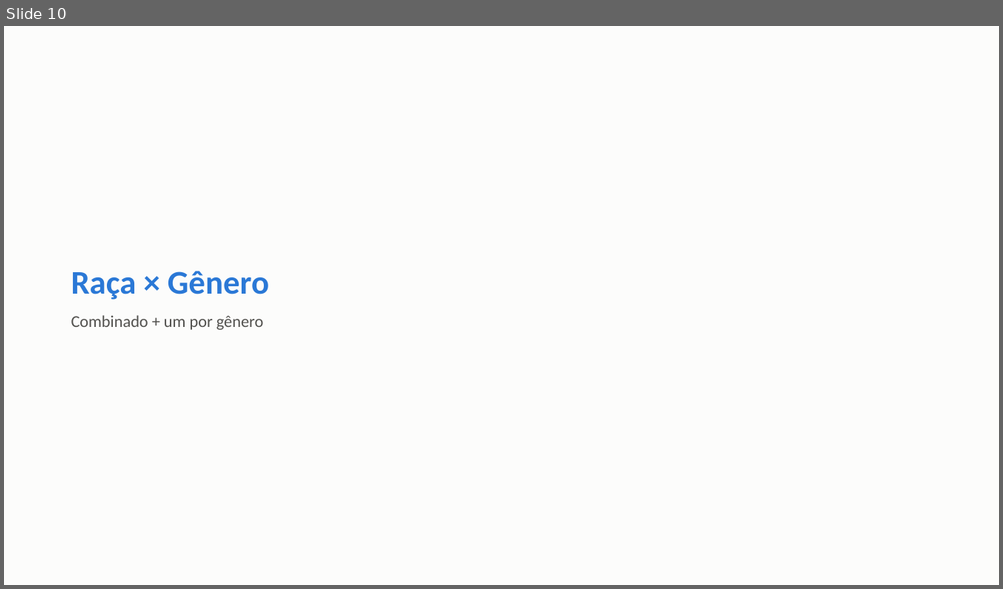
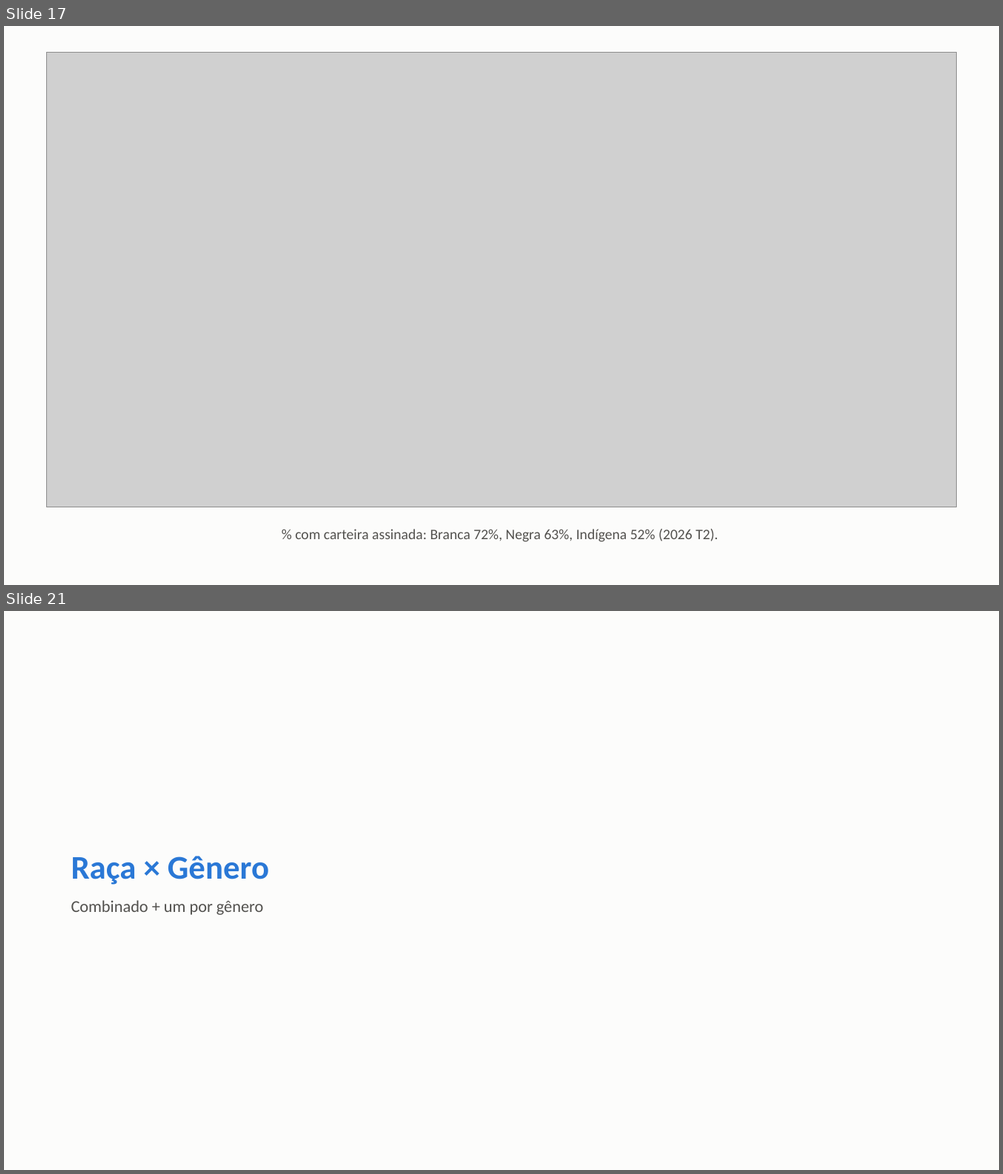
Before and after one commit to FelipeSantanaJ/Hub-Racial-Brasil, a slide deck: docs/Datahub_Racial_Brasil_Fase1.pptx. Shown one above the other, each under a label of ours: slide 10 before the commit, slides 17 and 21 after it; the slides between them are not shown. The pictures are 1003x589 and 1003x1174 pixels, drawn with LibreOffice and Linux fonts; fonts in the diff are those of the drawing; grey boxes stand for pictures. Boxes give left, top, right and bottom in pixels: in the first picture for what was removed or moved away, otherwise in the second. Text is boxed around its words. In the diff, an @@ line names an element or a change of style, - is before the commit and + after.

Commit message:
Aprofunda a Fase 1: Oaxaca-Blinder, hiato regional, segregação, quebra estrutural
Aplica teste de significância formal ao resíduo da decomposição do hiato
Branca-Negra via regressão (Oaxaca-Blinder + RIF por quantil, novas funções
em pnadc_core.py, validadas com dado sintético) — resíduo de +22% (p<0,001),
convergindo com os 24% da padronização direta. Descobre um padrão em U: o
hiato residual é menor na mediana (~15%) e maior na base (~31%) e no topo
(~36%) da distribuição de renda.

Adiciona: hiato racial por Região (Welch), índice de segregação ocupacional
de Duncan, teste de quebra estrutural (tipo Chow) nos 3 eventos já mapeados
(reforma trabalhista, reforma da previdência, recessão 2015-16) — os 3
significativos. Traz 4 variáveis novas da PNAD: informalidade/carteira
assinada, renda por hora (mostra que o hiato não vem de jornada menor),
alfabetização (60+) e desalento entre quem está fora da força de trabalho.

Corrige um bug real de decodificação (VD4009 zero-padded, dava NULL
silencioso) e descarta frequência escolar (V3014) por cobertura amostral
não explicada (~6-8%, não bate com rotação de painel nem com V3001).

53 gráficos (era 44), apresentação com 69 slides (era 58).

```diff
--- a/docs/Datahub_Racial_Brasil_Fase1.pptx
+++ b/docs/Datahub_Racial_Brasil_Fase1.pptx
@@ slide 17 added at box(4, 26, 999, 585), background #FCFCFB @@
@@ picture added at box(46, 52, 957, 507) @@
@@ text added at box(295, 529, 717, 543), 14 pt, text #52514E @@
+% com carteira assinada: Branca 72%, Negra 63%, Indígena 52% (2026 T2).
@@ what was slide 10 is now slide 21 @@
```
Also in this commit, not shown: 10 other slides added, 34 other files.
